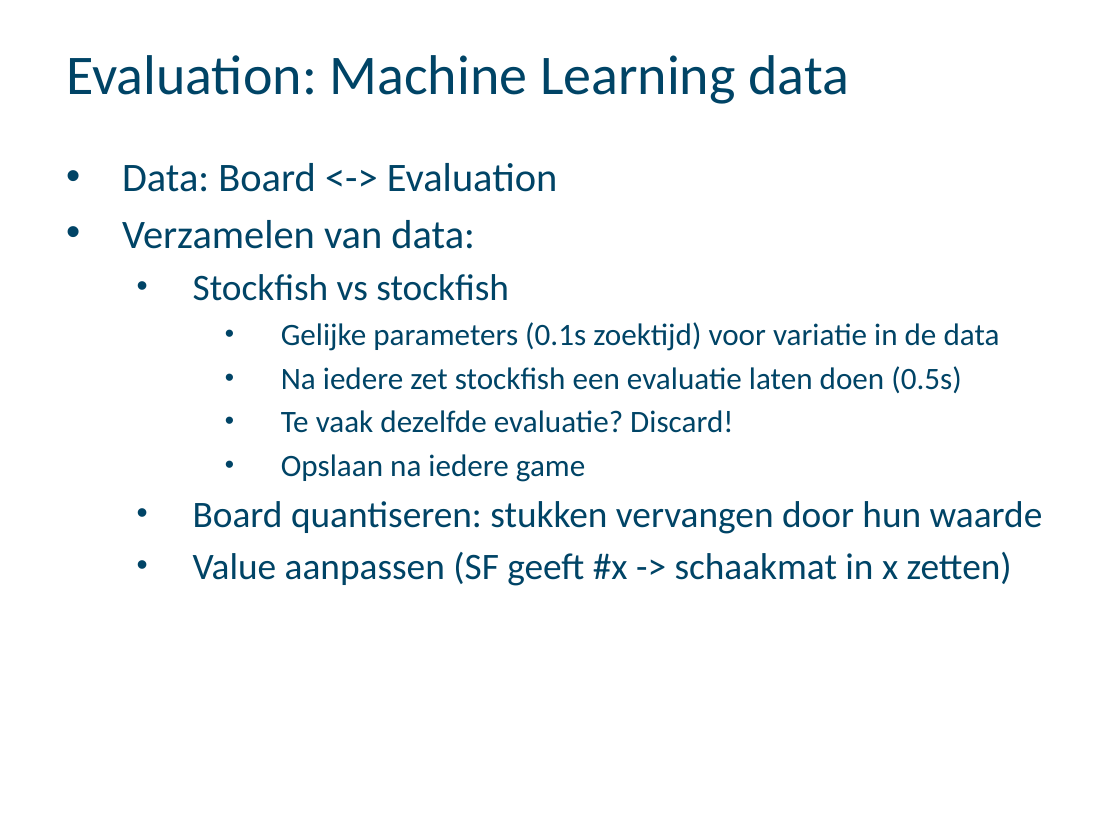
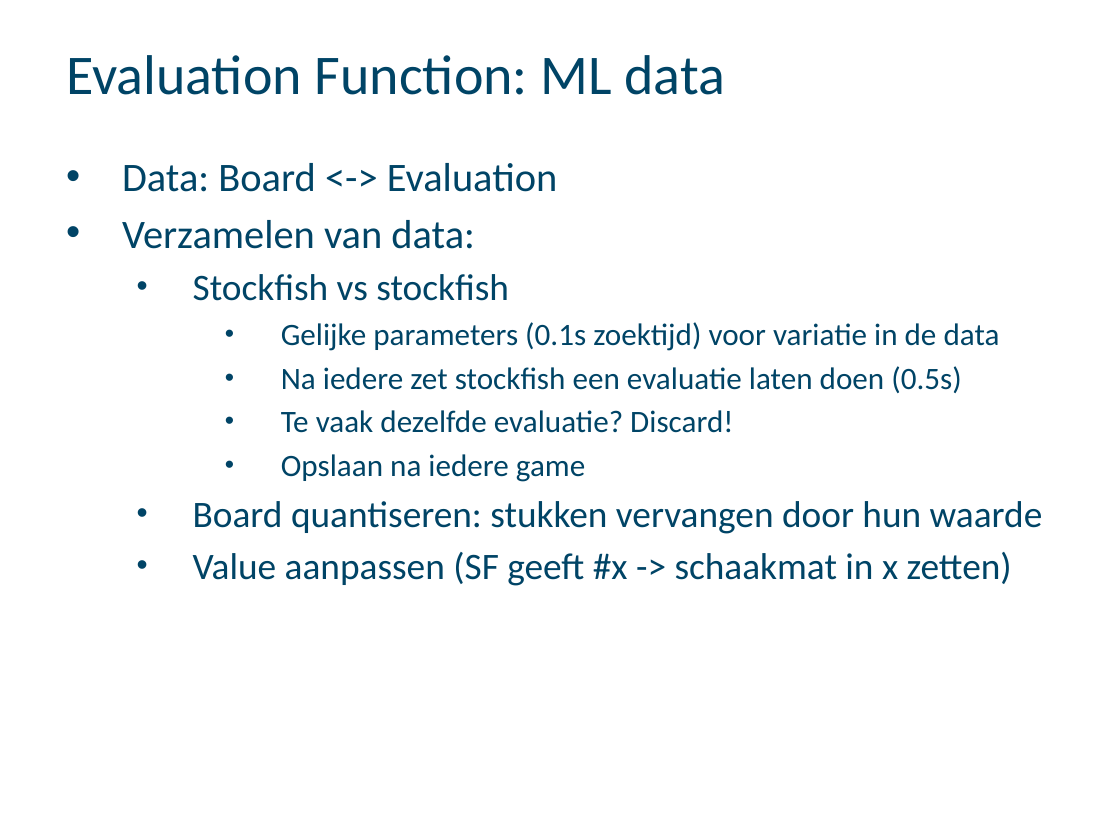
Before and after one commit to Nuytemans-Dieter/Practicum, a slide deck: slide 10 of PresentatieAI.pptx. Drawn at 1120x840 pixels with LibreOffice and Linux fonts; fonts in the diff are those of the drawing; background and template pictures are left out. Boxes give left, top, right and bottom in pixels: in the first picture for what was removed or moved away, otherwise in the second. Text is boxed around its words. In the diff, an @@ line names an element or a change of style, - is before the commit and + after.

```diff
--- a/PresentatieAI.pptx
+++ b/PresentatieAI.pptx
@@ title at box(66, 55, 726, 95): text changed @@
-Evaluation: Machine Learning data
+Evaluation Function: ML data
```
Also in this commit, not shown: 3 other slides changed.
